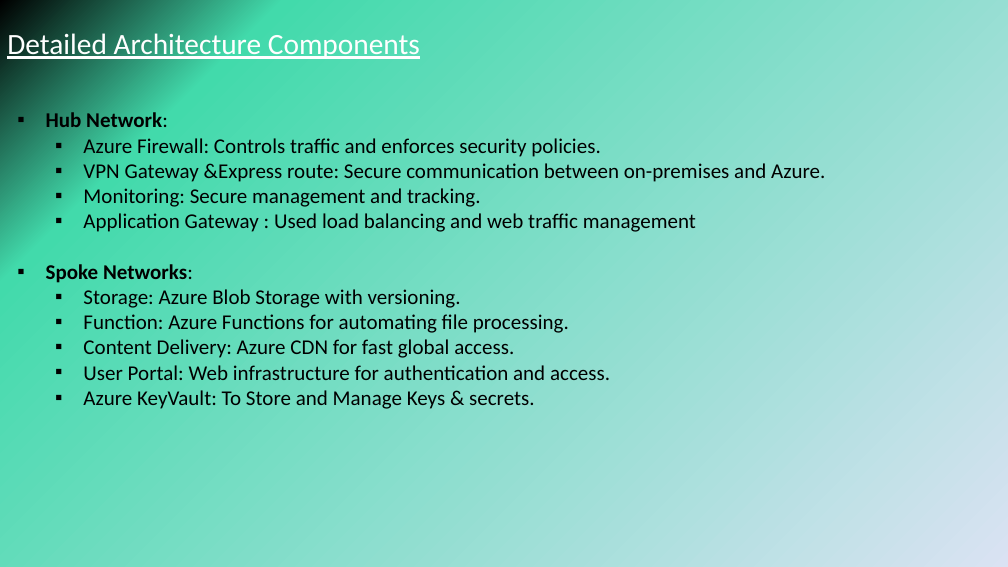
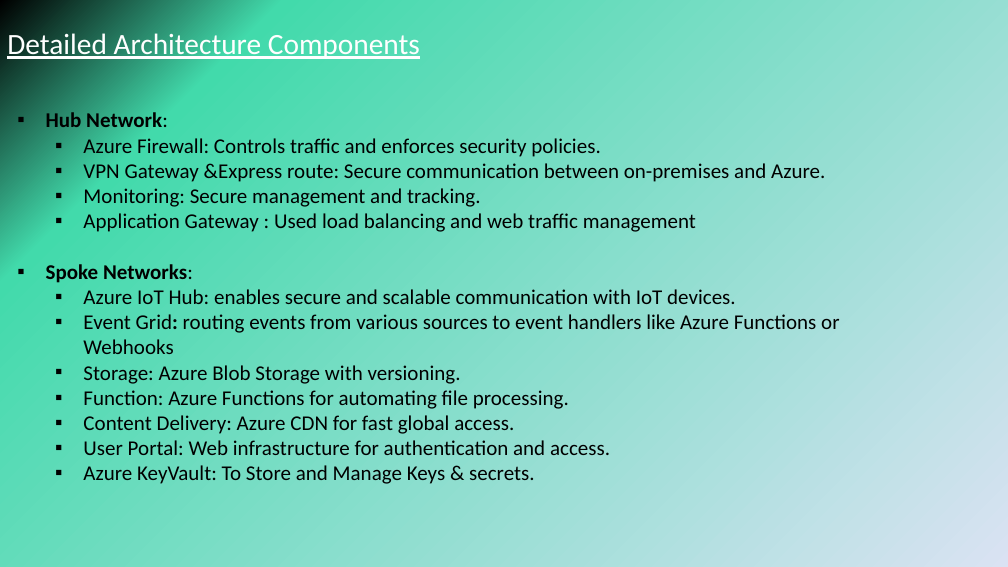
Before and after one commit to Sarathgopal/Circu-Li-ion, a slide deck: slide 6 of Circu Li Ion.pptx (slide 5 before the commit). Drawn at 1008x567 pixels with LibreOffice and Linux fonts; fonts in the diff are those of the drawing. Boxes give left, top, right and bottom in pixels: in the first picture for what was removed or moved away, otherwise in the second. Text is boxed around its words. In the diff, an @@ line names an element or a change of style, - is before the commit and + after.

```diff
--- a/Circu Li Ion.pptx
+++ b/Circu Li Ion.pptx
@@ text at <box>83,289,839,354</box>: paragraphs added @@
+  ▪ Azure IoT Hub: enables secure and scalable communication with IoT devices.
+  ▪ Event Grid: routing events from various sources to event handlers like Azure Functions or Webhooks
```
Also in this commit, not shown: 3 other slides changed, 1 slide added, 1 other file.
